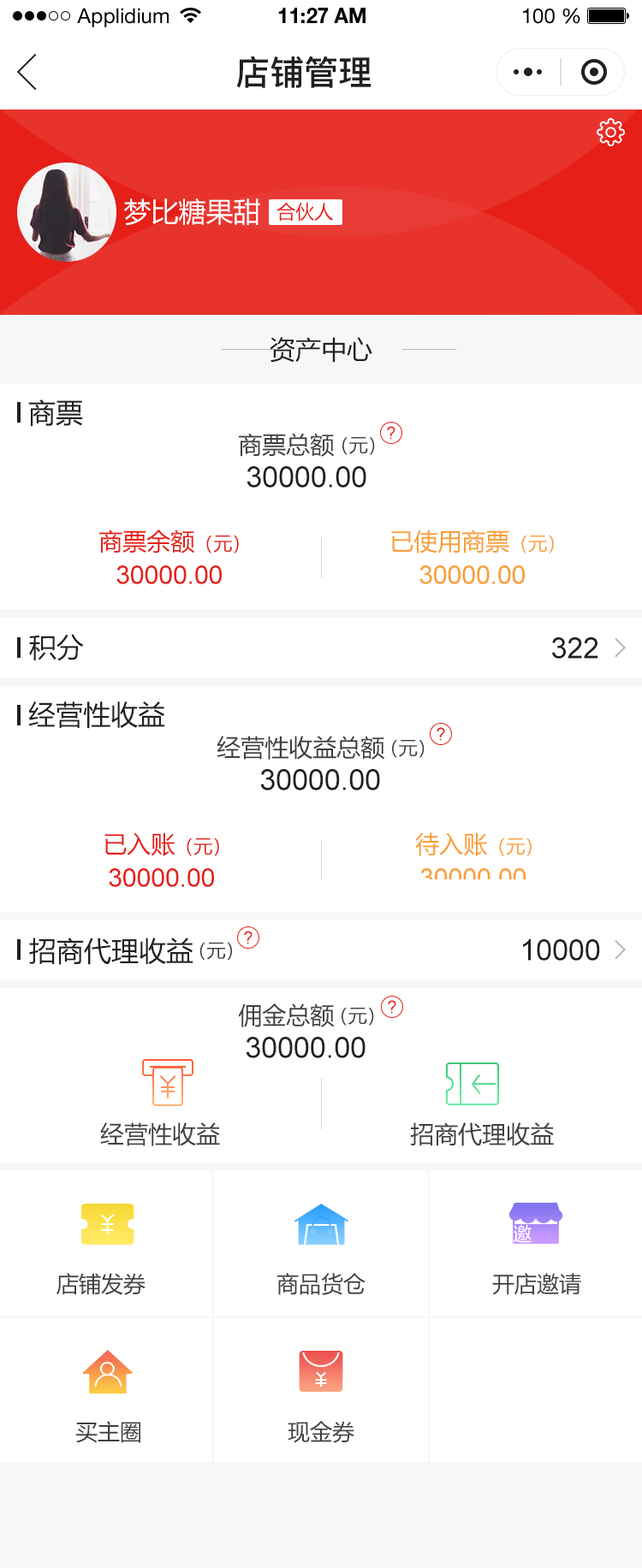
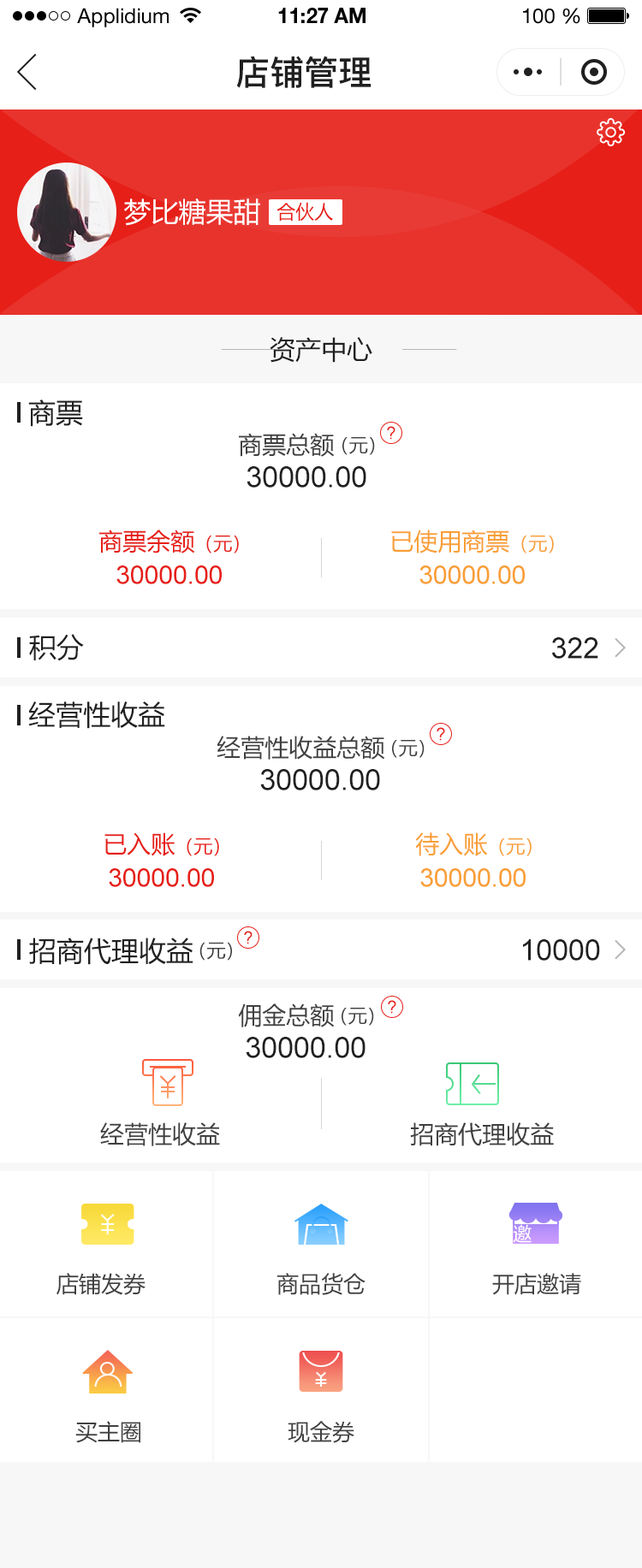
Comparing the layer stacks of the two 642 x 1568 images. Changes:
painted on "30000.00" (2nd of 7, in "资产中心" › "经营性收益" › "已使用") over [420, 879, 526, 888]
